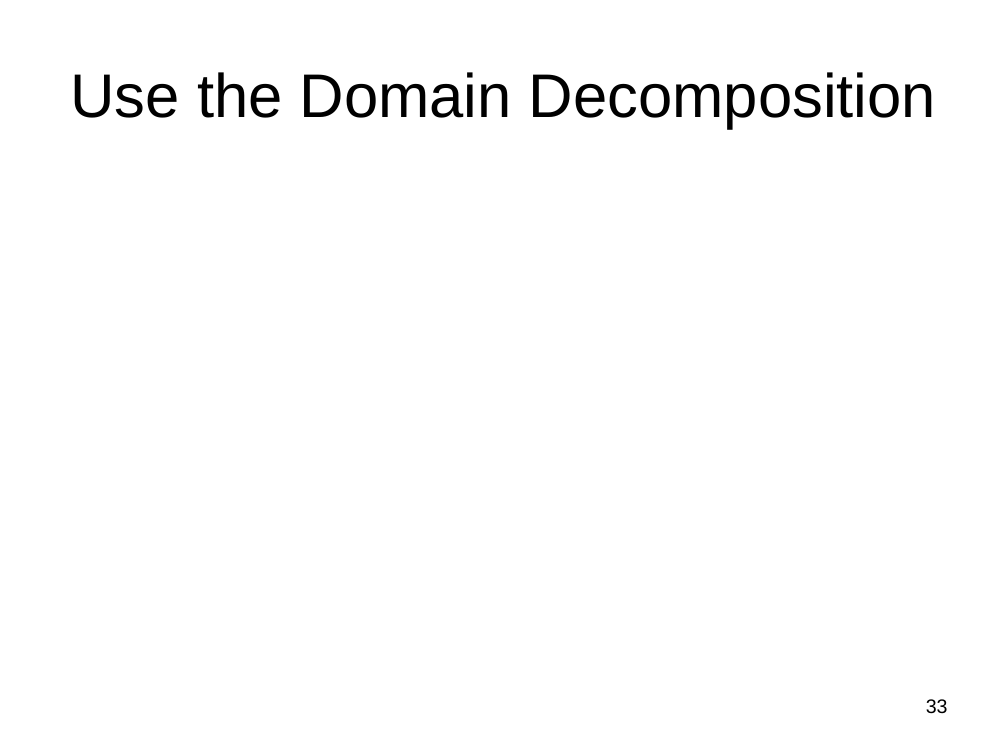
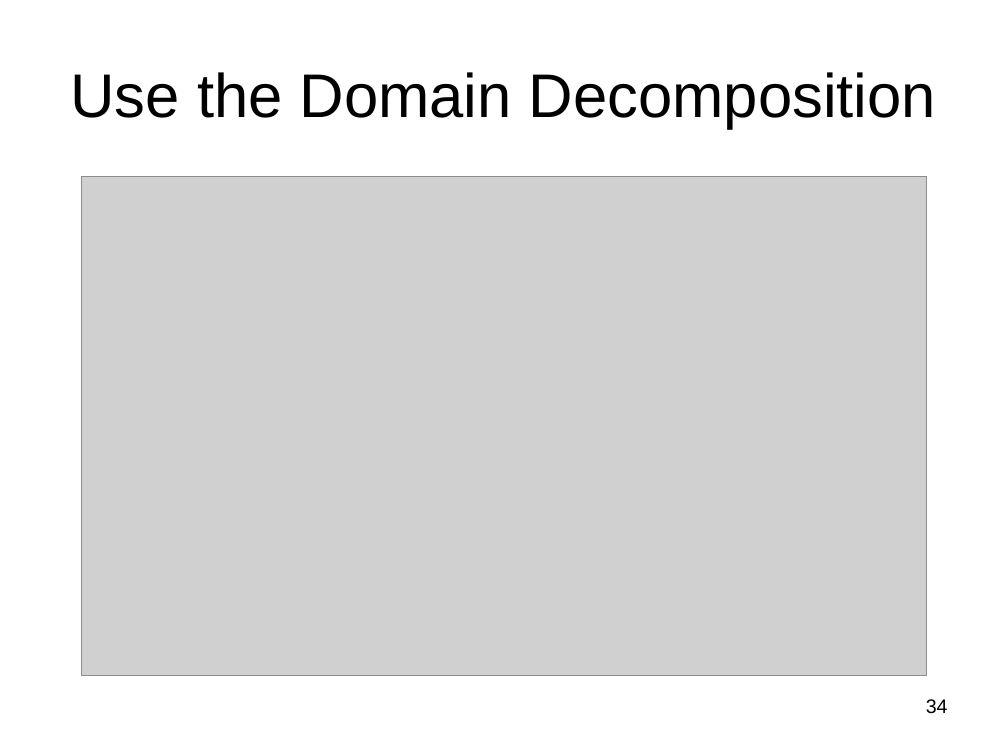
Before and after one commit to subailong/mlpack, a slide deck: slide 34 of fastlib/u/nvasil/docs/proposal/proposal.ppt (slide 33 before the commit). Drawn at 1008x756 pixels with LibreOffice and Linux fonts; fonts in the diff are those of the drawing; grey boxes stand for pictures. Boxes give left, top, right and bottom in pixels: in the first picture for what was removed or moved away, otherwise in the second. Text is boxed around its words. In the diff, an @@ line names an element or a change of style, - is before the commit and + after.

```diff
--- a/fastlib/u/nvasil/docs/proposal/proposal.ppt
+++ b/fastlib/u/nvasil/docs/proposal/proposal.ppt
@@ picture added at (82,176,926,675) @@
@@ page number at (926,699,948,714): text changed @@
-33
+34
```
Also in this commit, not shown: 3 other slides changed, 3 slides added, 1 slide removed, 2 other files.
